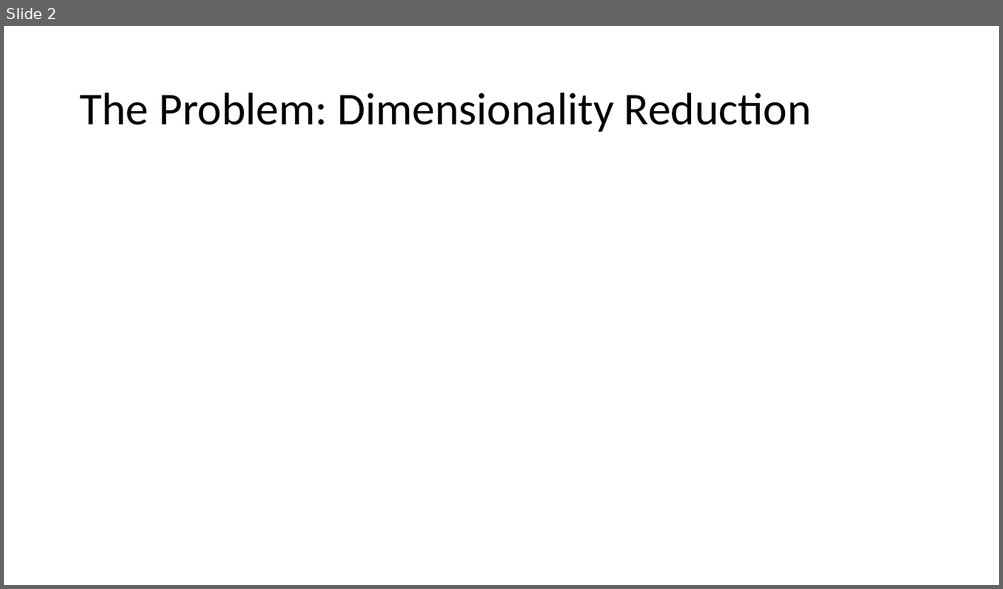
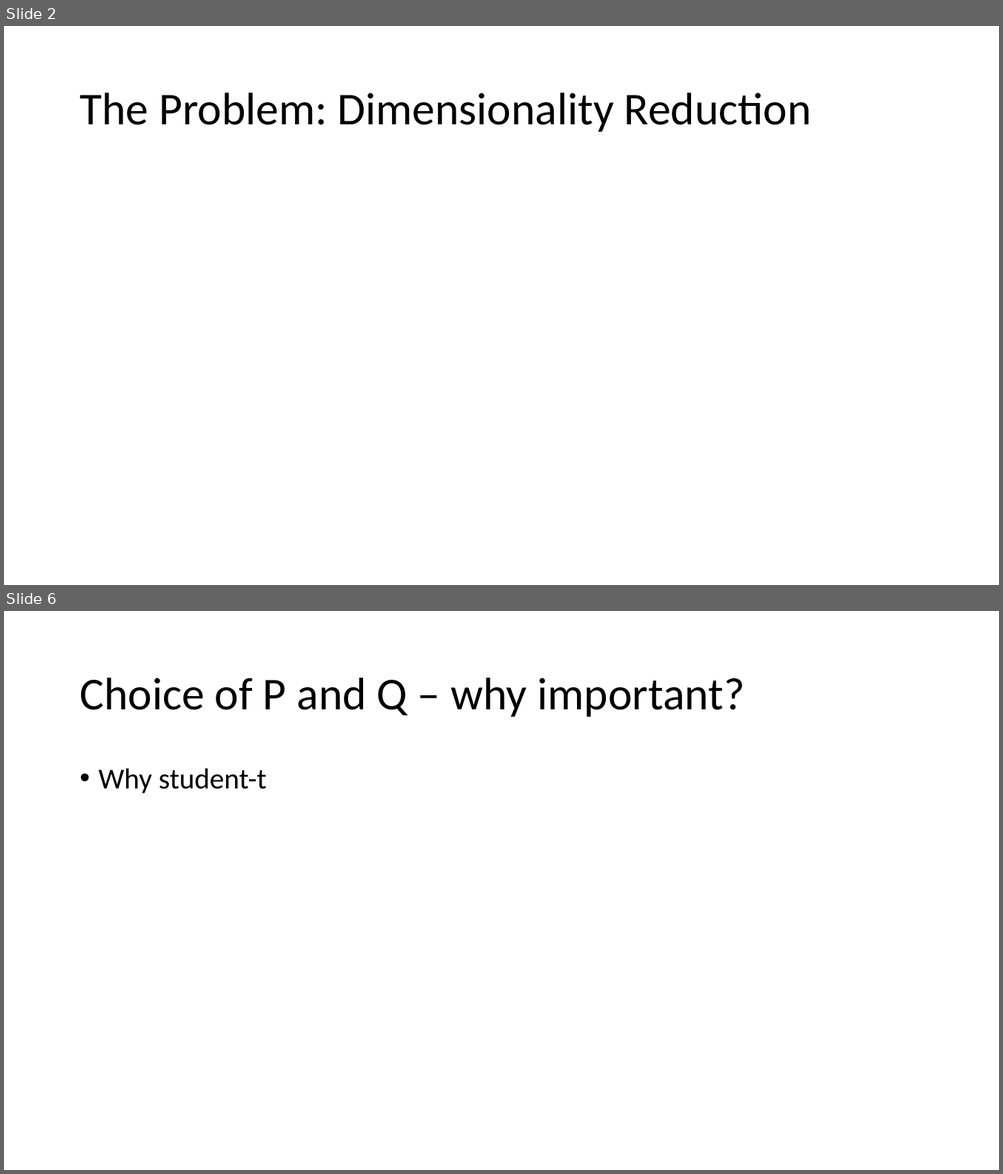
Before and after one commit to nbv3/math465_tsne, a slide deck: math465_tsne.pptx. Shown one above the other, each under a label of ours: slide 2 before the commit, slides 2 and 6 after it; the slides between them are not shown. The pictures are 1003x589 and 1003x1174 pixels, drawn with LibreOffice and Linux fonts; fonts in the diff are those of the drawing; grey boxes stand for pictures. Boxes give left, top, right and bottom in pixels: in the first picture for what was removed or moved away, otherwise in the second. Text is boxed around its words. In the diff, an @@ line names an element or a change of style, - is before the commit and + after.

```diff
--- a/math465_tsne.pptx
+++ b/math465_tsne.pptx
@@ slide 6 added at (4, 611, 999, 1170), background #FFFFFF @@
@@ title added at (79, 678, 745, 717), 44 pt, text #000000 @@
+Choice of P and Q – why important?
@@ text added at (99, 768, 267, 794), 28 pt, text #000000 @@
+• Why student-t
```
Also in this commit, not shown: 7 other slides added, 1 slide removed.
